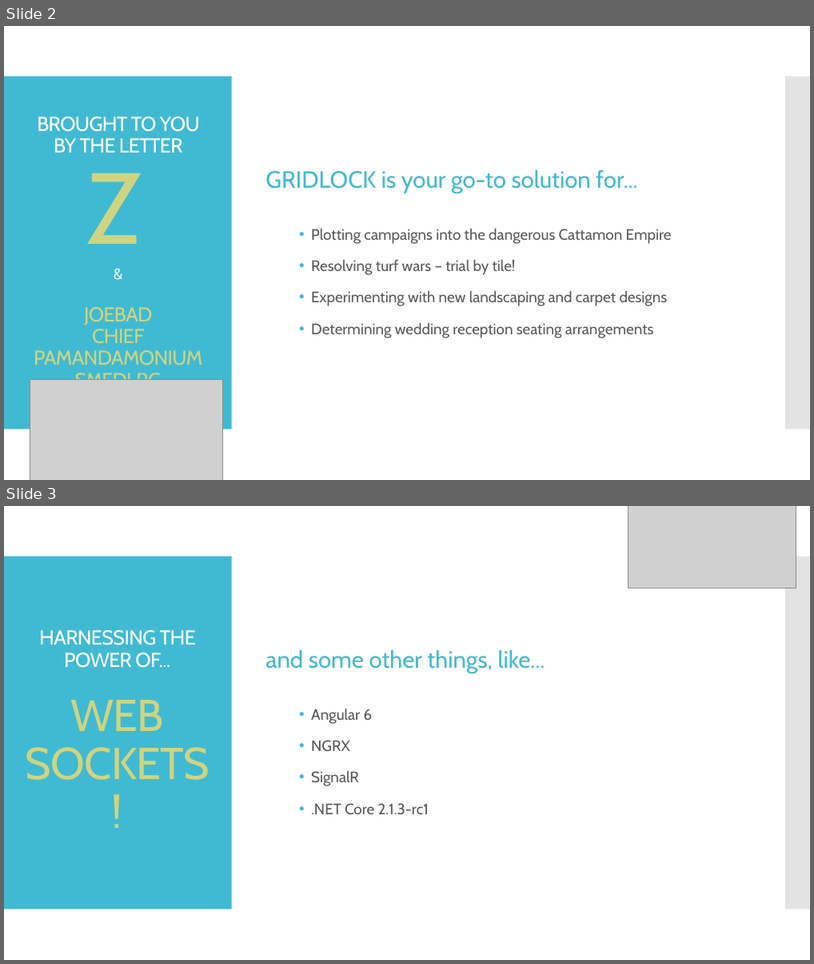
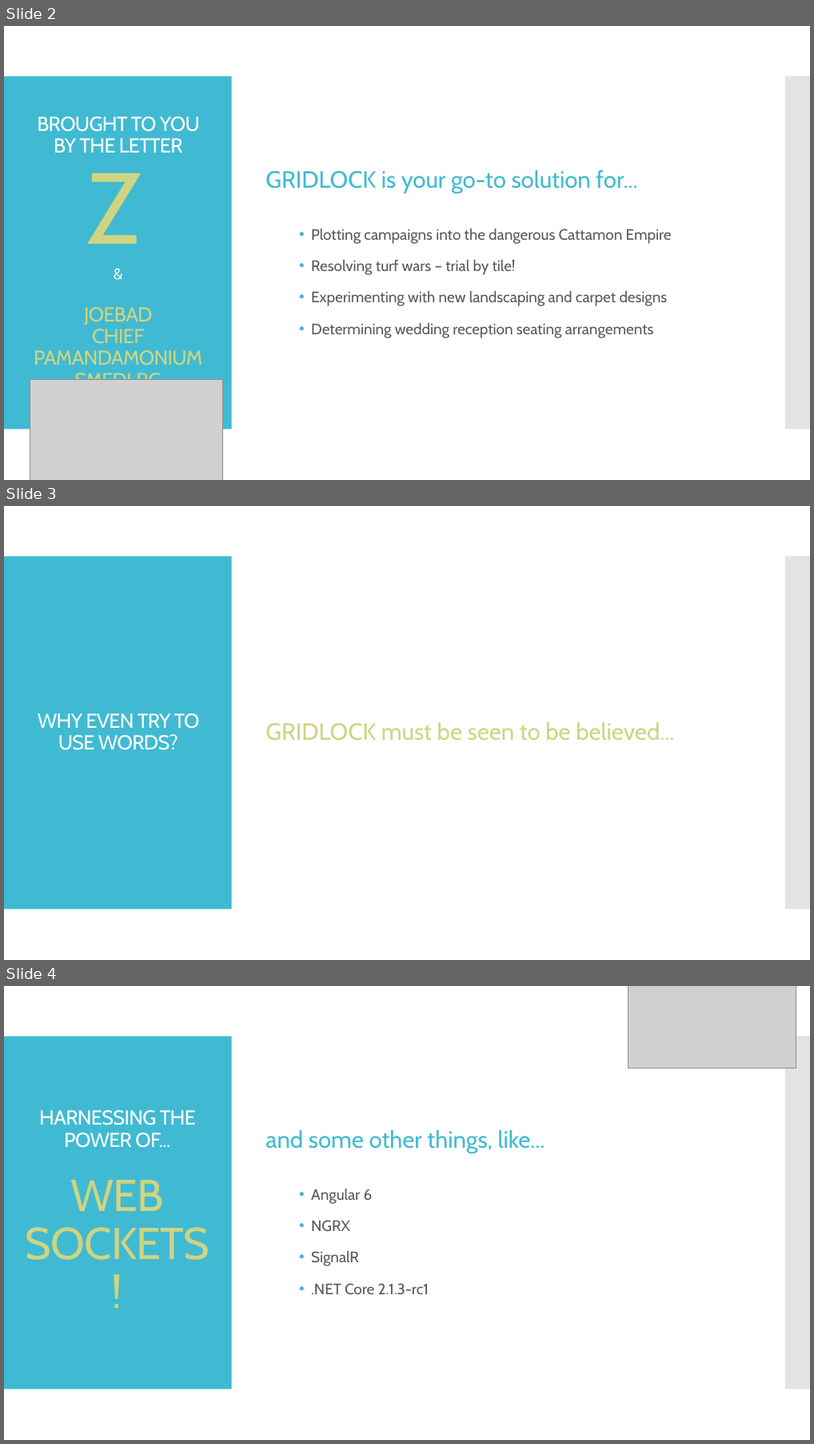
Before and after one commit to joe307bad/fedex, a slide deck: Assets.fedex/GRIDLOCK.pptx. Shown one above the other, each under a label of ours: slides 2 and 3 before the commit, slides 2, 3 and 4 after it. The pictures are 814x964 and 814x1444 pixels, drawn with LibreOffice and Linux fonts; fonts in the diff are those of the drawing; grey boxes stand for pictures. Boxes give left, top, right and bottom in pixels: in the first picture for what was removed or moved away, otherwise in the second. Text is boxed around its words. In the diff, an @@ line names an element or a change of style, - is before the commit and + after.

```diff
--- a/Assets.fedex/GRIDLOCK.pptx
+++ b/Assets.fedex/GRIDLOCK.pptx
@@ slide 3 added at [4, 506, 810, 960], background #FFFFFF; not listed: 2 template elements that a slide beside it also shows @@
@@ title added at [38, 713, 200, 750], 24 pt, text #FFFFFF @@
+WHY EVEN TRY TO USE WORDS?
@@ text added at [266, 722, 674, 740], 28 pt, text #CFD481 @@
+GRIDLOCK must be seen to be believed...
@@ what was slide 3 is now slide 4 @@
```
